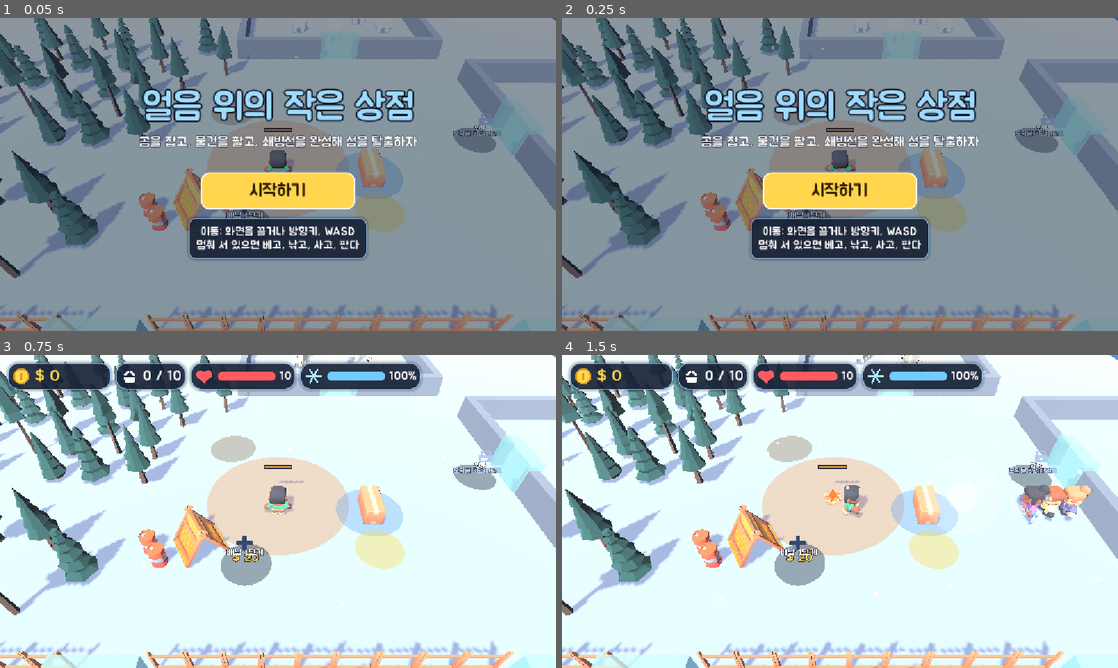
Above: before the commit, frames 1-4 (two rows, left to right).
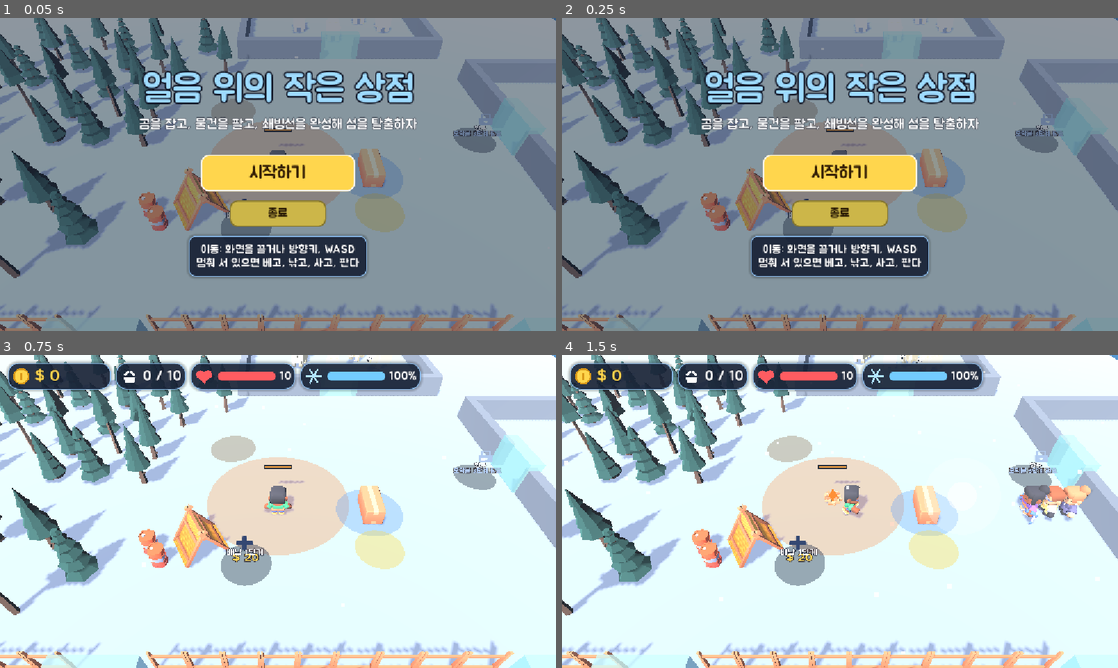
Above: after the commit, the same moments.

Repository: kimpro4214/FrostCamp
Game: Godot game, scene res://frost_camp/scenes/main.tscn
The game is run twice, just before and just after one commit, with the same random seed, the same clock (stepped at 60 frames per second) and the same inputs.
Inputs (mouse positions are in pixels of both pictures, inside the frame that each line leads up to):
- Up to frame 1 (0.05 s): no input
- Up to frame 2 (0.25 s): no input
- Up to frame 3 (0.75 s): click "시작하기" at 0.5 s
- Up to frame 4 (1.5 s): tap Enter (ui_accept) at 1.25 s; move the mouse to (962, 495) at 1.27 s; hold D from 1.28 s (still down); click (962, 495) at 1.42 s

The runs differ from the first frame. In frame 1, 16% of the frame differs, in the area x 25-76%, y 16-84%; in frame 2, 16%; in frame 3, nothing differs; in frame 4, nothing differs.

Commit message:
feat: 프로스트 캠프 일시정지 패널(계속·처음으로·종료)과 시작 화면 종료 버튼 추가

Diff:
--- /dev/null
+++ b/frost_camp/ui/pause_menu.gd
@@ -0,0 +1,98 @@
+extends CanvasLayer
+## 게임 중 오른쪽 위 일시정지 버튼(또는 Esc). 누르면 게임이 멈추고 패널이 뜬다: 계속하기, 처음으로, 종료.
+## 웹에서는 창을 닫을 수 없으니 종료 버튼을 숨긴다.
+
+const UiStyle := preload("res://frost_camp/ui/ui_style.gd")
+const PauseIcon := preload("res://frost_camp/assets/icons/pause.png")
+
+var _button: Button
+var _overlay: Control
+
+
+func _ready() -> void:
+	layer = 15
+	process_mode = Node.PROCESS_MODE_ALWAYS
+	_button = Button.new()
+	_button.icon = PauseIcon
+	_button.expand_icon = true
+	_button.custom_minimum_size = Vector2(56, 56)
+	_button.add_theme_stylebox_override("normal", UiStyle.panel(16, 6.0))
+	_button.add_theme_stylebox_override("hover", UiStyle.panel(16, 6.0, Color(0.15, 0.2, 0.32, 0.92)))
+	_button.add_theme_stylebox_override("pressed", UiStyle.panel(16, 6.0))
+	_button.focus_mode = Control.FOCUS_NONE
+	_button.set_anchors_and_offsets_preset(Control.PRESET_TOP_RIGHT)
+	_button.offset_left = -72.0
+	_button.offset_top = 16.0
+	_button.offset_right = -16.0
+	_button.offset_bottom = 72.0
+	_button.pressed.connect(open)
+	add_child(_button)
+	_build_overlay()
+
+
+func _unhandled_input(event: InputEvent) -> void:
+	if event.is_action_pressed("ui_cancel"):
+		get_viewport().set_input_as_handled()
+		if _overlay.visible:
+			close()
+		else:
+			open()
+
+
+## 게임 중일 때만 버튼을 보인다(시작 화면·컷신에서는 main이 숨긴다).
+func set_available(available: bool) -> void:
+	_button.visible = available
+	if not available and _overlay.visible:
+		close()
+
+
+func open() -> void:
+	if not _button.visible:
+		return
+	_overlay.visible = true
+	get_tree().paused = true
+	_overlay.find_child("Resume", true, false).grab_focus()
+
+
+func close() -> void:
+	_overlay.visible = false
+	get_tree().paused = false
+
+
+func _build_overlay() -> void:
+	_overlay = Control.new()
+	_overlay.set_anchors_preset(Control.PRESET_FULL_RECT)
+	_overlay.visible = false
+	add_child(_overlay)
+	var dim := ColorRect.new()
+	dim.set_anchors_preset(Control.PRESET_FULL_RECT)
+	dim.color = Color(0.03, 0.06, 0.12, 0.55)
+	_overlay.add_child(dim)
+	var center := CenterContainer.new()
+	center.set_anchors_preset(Control.PRESET_FULL_RECT)
+	_overlay.add_child(center)
+	var panel := PanelContainer.new()
+	panel.add_theme_stylebox_override("panel", UiStyle.panel(22, 36.0))
+	center.add_child(panel)
+	var box := VBoxContainer.new()
+	box.add_theme_constant_override("separation", 16)
+	panel.add_child(box)
+	var title := UiStyle.label("일시정지", 44, UiStyle.ICE)
+	title.horizontal_alignment = HORIZONTAL_ALIGNMENT_CENTER
+	box.add_child(title)
+	box.add_child(_menu_button("계속하기", "Resume", close))
+	box.add_child(_menu_button("처음으로", "Restart", func() -> void:
+		get_tree().paused = false
+		get_tree().reload_current_scene()))
+	if not OS.has_feature("web"):
+		box.add_child(_menu_button("종료", "Quit", func() -> void: get_tree().quit()))
+
+
+func _menu_button(text: String, node_name: String, action: Callable) -> Button:
+	var button := Button.new()
+	button.name = node_name
+	button.text = text
+	button.custom_minimum_size = Vector2(280, 64)
+	UiStyle.style_button(button, 30)
+	button.pressed.connect(action)
+	return button
--- a/frost_camp/ui/title.gd
+++ b/frost_camp/ui/title.gd
@@ -1,5 +1,6 @@
 extends CanvasLayer
-## 시작 화면. 캠프 위에 제목과 시작 버튼, 조작 안내를 띄운다. 시작을 누르면(또는 Enter·Space) 사라지며 게임이 흐른다.
+## 시작 화면. 캠프 위에 제목과 시작·종료 버튼, 조작 안내를 띄운다. 시작을 누르면(또는 Enter·Space) 사라지고 규칙 슬라이드로 넘어간다.
+## 웹에서는 창을 닫을 수 없으니 종료 버튼을 숨긴다.
 
 signal started
 
@@ -40,6 +41,15 @@
 	UiStyle.style_button(start, 36)
 	start.pressed.connect(_start)
 	box.add_child(start)
+	if not OS.has_feature("web"):
+		var quit := Button.new()
+		quit.text = "종료"
+		quit.custom_minimum_size = Vector2(200, 56)
+		quit.size_flags_horizontal = Control.SIZE_SHRINK_CENTER
+		UiStyle.style_button(quit, 26)
+		quit.modulate = Color(0.8, 0.85, 0.95)
+		quit.pressed.connect(func() -> void: get_tree().quit())
+		box.add_child(quit)
 	var help := PanelContainer.new()
 	help.add_theme_stylebox_override("panel", UiStyle.panel(14, 16.0))
 	help.size_flags_horizontal = Control.SIZE_SHRINK_CENTER
Binary file added: frost_camp/assets/icons/pause.png
Not shown, added: frost_camp/assets/icons/pause.png.import
Not shown, added: frost_camp/ui/pause_menu.gd.uid
